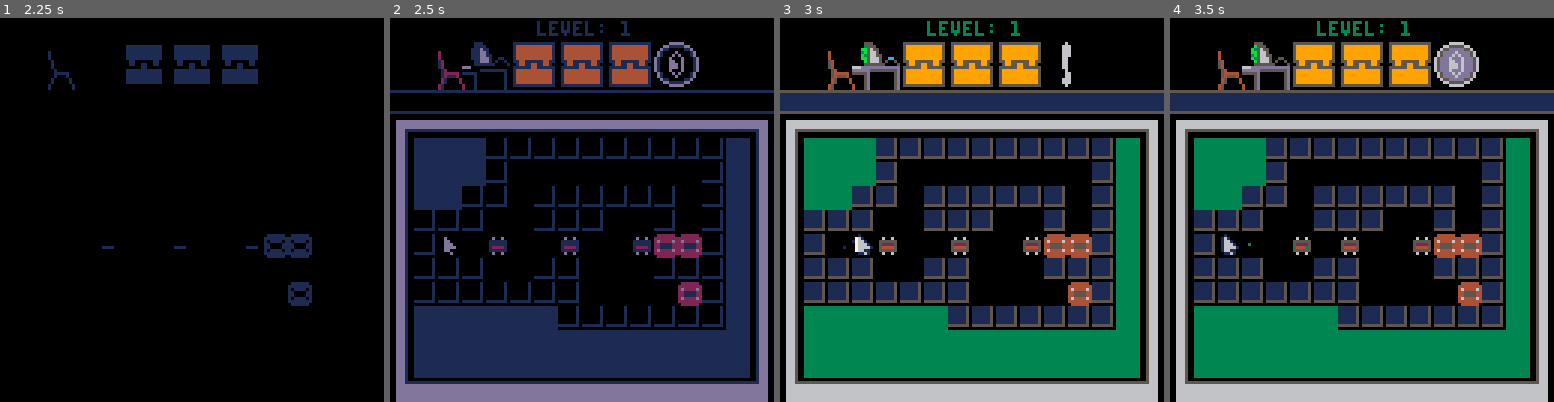
Above: before the commit, frames 1-4 (left to right).
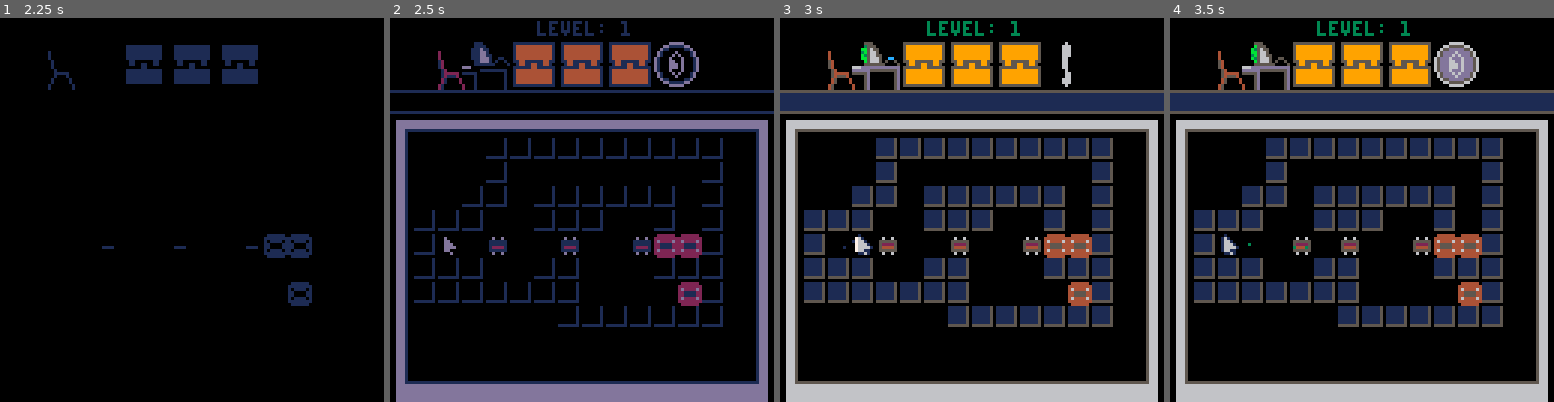
Above: after the commit, the same moments.

Repository: jacobneal65/sokovirus-pico8
Game: PICO-8 cartridge mysoko.p8
Same seed, same stepped clock (60 frames per second), same inputs: the game is played once before the commit and once after it.
Inputs:
- Up to frame 1 (2.25 s): tap X (X key) at 0.33, 1.07, 1.85 s; tap O (Z key) at 0.7, 1.7, 2.1 s; hold Right 1.6-2.1 s; hold Up from 2.15 s (still down)
- Up to frame 2 (2.5 s): release Up at 2.42 s; hold Right from 2.47 s (still down)
- Up to frame 3 (3 s): keep holding Right; tap O (Z key) at 2.5, 2.9 s; tap X (X key) at 2.97 s
- Up to frame 4 (3.5 s): release Right at 3.03 s; hold Left from 3.08 s (still down); tap O (Z key) at 3.3 s

Frame 1 is identical in both runs. In frame 2, 20% of the frame differs, in the area x 6-94%, y 31-94%; in frame 3, 20%; in frame 4, 20%.

Commit message:
working scanlines

Diff:
--- a/mysoko.p8
+++ b/mysoko.p8
@@ -71,8 +71,8 @@
 	--scanline stuff
 	showscan=true
 	yscan=39
-	yscanstart=39
-	yscanend=120-42+1
+	yscanstart=38
+	yscanend=120 -- -42+1
 
 	init_menu()
 
@@ -314,6 +314,7 @@
  	--RETURN TRANSPARENCY COLR
 	palt(0,true)
 	palt(14,false)
+	draw_scanline()
 end
 function drawlvltitle()
 	print("level: "..level,cam_x+49,cam_y+1,3)
@@ -1028,7 +1029,7 @@
 	--(_x,_y,_w,_h,_c)
 	if showscan then
 		rectfill2(6,yscan,116,1,3)
-		rectfill2(6,yscan+41,116,1,3)
+		--rectfill2(6,yscan+41,116,1,3)
 
 		showscan = false
 	else
@@ -1131,32 +1132,32 @@
 0000000000000000000000000000000000000000000000000000000000000000000000000000000000000000000000000000000000000000000000000000000000000000000000000000000000000000000000000000000000000000000000000000000000000000000000000000000000000000000000000000000000000000
 0000000000000000000000000000000000000000000000000000000000000000000000000000000000000000000000000000000000000000000000000000000000000000000000000000000000000000000000000000000000000000000000000000000000000000000000000000000000000000000000000000000000000000
 1213131313131313131313131313131400121313131313131313131313131313140012131313131313131313131313131314001213131313131313131313131313131400121313131313131313131313131313140012131313131313131313131313131314001213131313131313131313131313131400000000000000000000
-2200000000000000000000000000002400221d1d1d101010101010101010101d2400221d1d1d1d1d1d1d1d1d1d1d1d1d1d2400221d1d1d1d1d1d1d1d1d1d1d1d1d1d2400221d1010101010101010101d1d1d1d2400221d1d1d1d1d1d1d1d1d1d1d1d1d1d2400221d1d1d1d1d1d1d1d1d1d1d1d1d1d2400000000000000000000
-2200000000000000000000000000002400221d1d1d100000000000000000101d2400221d1d10101010101d1d1d1d1d1d1d2400221d1d1d1d1010101010101d1d1d1d2400221d1000000000000000101d1d1d1d2400221d1d10101010101010101d1d1d1d2400221d1d1d1010101010101d1d1d1d1d2400000000000000000000
-2200000000000000000000000000002400221d1d10100010101010101000101d2400221d1d1000000010101d1d1d1d1d1d2400221d1d1d1d1016161610101d1d1d1d2400221d1000000010001000101d1d1d1d2400221d1010000010000000101d1d1d1d2400221d1d1d100000000010101d1d1d1d2400000000000000000000
-222323232323232323232323232323240022101010000010101000001000101d240022101010001007001010101010101d2400221d1d1d1d1006001000101d1d1d1d2400221d1000000006001000101d1d1d1d240022101000000000000900101d1d1d1d2400221d1010100019100000101d1d1d1d2400000000000000000000
-220000000000000000000000000000240022100000070000070000071717101d240022100000001000000000171717101d2400221d1d1d1d1000060000101d1d1d1d2400221d1000001010061000101d1d1d1d240022100119190010090010101d1d1d1d2400221d1000001909191000101d1d1d1d2400000000000000000000
-220015000000000000000000000000240022101010000010100000001010101d240022100000000700071000101010101d2400221d1d1d1d1000000600101d1d1d1d2400221d1010101000000600101d1d1d1d240022100119001000090000101010101d2400221d1000190909090000101d1d1d1d2400000000000000000000
-220000000000000000000000000000240022101010101010100000000017101d240022101010101010000000101d1d1d1d2400221d1d1d1d1010100000101d1d1d1d2400221d1d1d1d10000000101d1d1d1d1d240022100119101000001000000000101d2400221d1010100010000010101d1d1d1d2400000000000000000000
-2200050000000000000000000000002400221d1d1d1d1d1d101010101010101d2400221d1d1d1d1d10101010101d1d1d1d2400221d1d1d1d1d1d100000101d1d1d1d2400221d1d1d1d10101000101d1d1d1d1d240022101010101000000000000900101d2400221d1d1d1000000010101d1d1d1d1d2400000000000000000000
-2200000000000000000000000000002400221d1d1d1d1d1d1d1d1d1d1d1d1d1d2400221d1d1d1d1d1d1d1d1d1d1d1d1d1d2400221d1d1d1d1d1d101010101d1d1d1d2400221d1d1d1d1d10001600101d1d1d1d2400221d1d1d1d1000001010101010101d2400221d1d1d10101010101d1d1d1d1d1d2400000000000000000000
-2200040000000000000000000000002400221d1d1d1d1d1d1d1d1d1d1d1d1d1d2400221d1d1d1d1d1d1d1d1d1d1d1d1d1d2400221d1d1d1d1d1d1d1d1d1d1d1d1d1d2400221d1d1d1d1d10001616101d1d1d1d2400221d1d1d1d101010101d1d1d1d1d1d2400221d1d1d1d1d1d1d1d1d1d1d1d1d1d2400000000000000000000
+2200000000000000000000000000002400220000001010101010101010101000240022000000000000000000000000000024002200000000000000000000000000002400220010101010101010101000000000240022000000000000000000000000000024002200000000000000000000000000002400000000000000000000
+2200000000000000000000000000002400220000001000000000000000001000240022000010101010100000000000000024002200000000101010101010000000002400220010000000000000001000000000240022000010101010101010100000000024002200000010101010101000000000002400000000000000000000
+2200000000000000000000000000002400220000101000101010101010001000240022000010000000101000000000000024002200000000101616161010000000002400220010000000100010001000000000240022001010000010000000100000000024002200000010000000001010000000002400000000000000000000
+2223232323232323232323232323232400221010100000101010000010001000240022101010001007001010101010100024002200000000100600100010000000002400220010000000060010001000000000240022101000000000000900100000000024002200101010001910000010000000002400000000000000000000
+2200000000000000000000000000002400221000000700000700000717171000240022100000001000000000171717100024002200000000100006000010000000002400220010000010100610001000000000240022100119190010090010100000000024002200100000190919100010000000002400000000000000000000
+2200150000000000000000000000002400221010100000101000000010101000240022100000000700071000101010100024002200000000100000060010000000002400220010101010000006001000000000240022100119001000090000101010100024002200100019090909000010000000002400000000000000000000
+2200000000000000000000000000002400221010101010101000000000171000240022101010101010000000100000000024002200000000101010000010000000002400220000000010000000100000000000240022100119101000001000000000100024002200101010001000001010000000002400000000000000000000
+2200050000000000000000000000002400220000000000001010101010101000240022000000000010101010100000000024002200000000000010000010000000002400220000000010101000100000000000240022101010101000000000000900100024002200000010000000101000000000002400000000000000000000
+2200000000000000000000000000002400220000000000000000000000000000240022000000000000000000000000000024002200000000000010101010000000002400220000000000100016001000000000240022000000001000001010101010100024002200000010101010100000000000002400000000000000000000
+2200040000000000000000000000002400220000000000000000000000000000240022000000000000000000000000000024002200000000000000000000000000002400220000000000100016161000000000240022000000001010101000000000000024002200000000000000000000000000002400000000000000000000
 3233333333333333333333333333333400323333333333333333333333333333340032333333333333333333333333333334003233333333333333333333333333333400323333333333333333333333333333340032333333333333333333333333333334003233333333333333333333333333333400000000000000000000
 0000000000000000000000000000000000000000000000000000000000000000000000000000000000000000000000000000000000000000000000000000000000000000000000000000000000000000000000000000000000000000000000000000000000000000000000000000000000000000000000000000000000000000
 0000000000000000000000000000000000000000000000000000000000000000000000000000000000000000000000000000000000000000000000000000000000000000000000000000000000000000000000000000000000000000000000000000000000000000000000000000000000000000000000000000000000000000
 0000000000000000000000000000000000000000000000000000000000000000000000000000000000000000000000000000000000000000000000000000000000000000000000000000000000000000000000000000000000000000000000000000000000000000000000000000000000000000000000000000000000000000
 0000000000000000000000000000000000000000000000000000000000000000000000000000000000000000000000000000000000000000000000000000000000000000000000000000000000000000000000000000000000000000000000000000000000000000000000000000000000000000000000000000000000000000
 1213131313131313131313131313131400121313131313131313131313131313140012131313131313131313131313131314001213131313131313131313131313131400121313131313131313131313131313140012131313131313131313131313131314001213131313131313131313131313131400000000000000000000
-221d1d1d1d1d10101010101d1d1d1d2400220000000000100010000000000000240022000000000010000000000000000024002200000000001000000000000000002400220000000000100010000000000000240022000000000010000010100000000024002202000000000000000000000000002400000000000000000000
-221d1d1d1d1d10000000101d1d1d1d24002208000000001000000000000000002400220a000000001000000000000000002400220a000000001000000000000000002400220b000000001000000000000000002400220c0000000010000000000000000024002200000000000000000000000000002400000000000000000000
-221d1d1d101010000800101d1d1d1d24002218000000001000000000000000002400221a000000001000000000000000002400221a000000001000000000000000002400221b000000001000000000000000002400221c0000000010000000000000000024002200000000000000000000000000002400000000000000000000
-221d1d1d100000000800101d1d1d1d2400220000000000100000000000000000240022000000000010000000000000000024002200000000001000000000000000002400220000000000100000000000000000240022000000000010000000000000000024002200000000000000000000000000002400000000000000000000
-221d1d1d100000000800101d1d1d1d2400220000000000100000000000000000240022000000000010000000000000000024002200000000001000000000000000002400220000000000100000000000000000240022000000000010000000000000000024002200000000000000000000000000002400000000000000000000
-221d1d1d101010001810101d1d1d1d2400220000000000000000000000000000240022000000000000000000000000000024002200000000008800000000000000002400220000000000000000000000000000240022000000000000000000000000000024002200000000000000000000000000002400000000000000000000
-221d1d1d1d1d100018101d1d1d1d1d2400220000000000000000000000000000240022000000000000000000000000000024002200000000000000000000000000002400220000000000000000000000000000240022000000000000000000000000000024002200000000000000000000000000002400000000000000000000
-221d1d1d1d1d100018101d1d1d1d1d2400220000000000000000000000000000240022000000000000000000000000000024002200000000000000000000000000002400220000000000000000000000000000240022000000000000000000000000000024002200000000000000000000000000002400000000000000000000
-221d1d1d1d1d101010101d1d1d1d1d2400220000000000000000000000000000240022000000000000000000000000000024002200000000000000000000000000002400220000000000000000000000000000240022000000000000000000000000000024002200000000000000000000000000002400000000000000000000
-221d1d1d1d1d1d1d1d1d1d1d1d1d1d2400220000000000000000000000000000240022000000000000000000000000000024002200000000000000000000000000002400220000000000000000000000000000240022000000000000000000000000000024002200000000000000000000000000002400000000000000000000
+2200000000001010101010000000002400220000000000100010000000000000240022000000000010000000000000000024002200000000001000000000000000002400220000000000100010000000000000240022000000000010000010100000000024002202000000000000000000000000002400000000000000000000
+22000000000010000000100000000024002208000000001000000000000000002400220a000000001000000000000000002400220a000000001000000000000000002400220b000000001000000000000000002400220c0000000010000000000000000024002200000000000000000000000000002400000000000000000000
+22000000101010000800100000000024002218000000001000000000000000002400221a000000001000000000000000002400221a000000001000000000000000002400221b000000001000000000000000002400221c0000000010000000000000000024002200000000000000000000000000002400000000000000000000
+2200000010000000080010000000002400220000000000100000000000000000240022000000000010000000000000000024002200000000001000000000000000002400220000000000100000000000000000240022000000000010000000000000000024002200000000000000000000000000002400000000000000000000
+2200000010000000080010000000002400220000000000100000000000000000240022000000000010000000000000000024002200000000001000000000000000002400220000000000100000000000000000240022000000000010000000000000000024002200000000000000000000000000002400000000000000000000
+2200000010101000181010000000002400220000000000000000000000000000240022000000000000000000000000000024002200000000008800000000000000002400220000000000000000000000000000240022000000000000000000000000000024002200000000000000000000000000002400000000000000000000
+2200000000001000181000000000002400220000000000000000000000000000240022000000000000000000000000000024002200000000000000000000000000002400220000000000000000000000000000240022000000000000000000000000000024002200000000000000000000000000002400000000000000000000
+2200000000001000181000000000002400220000000000000000000000000000240022000000000000000000000000000024002200000000000000000000000000002400220000000000000000000000000000240022000000000000000000000000000024002200000000000000000000000000002400000000000000000000
+2200000000001010101000000000002400220000000000000000000000000000240022000000000000000000000000000024002200000000000000000000000000002400220000000000000000000000000000240022000000000000000000000000000024002200000000000000000000000000002400000000000000000000
+2200000000000000000000000000002400220000000000000000000000000000240022000000000000000000000000000024002200000000000000000000000000002400220000000000000000000000000000240022000000000000000000000000000024002200000000000000000000000000002400000000000000000000
 3233333333333333333333333333333400323333333333333333333333333333340032333333333333333333333333333334003233333333333333333333333333333400323333333333333333333333333333340032333333333333333333333333333334003233333333333333333333333333333400000000000000000000
 
 
